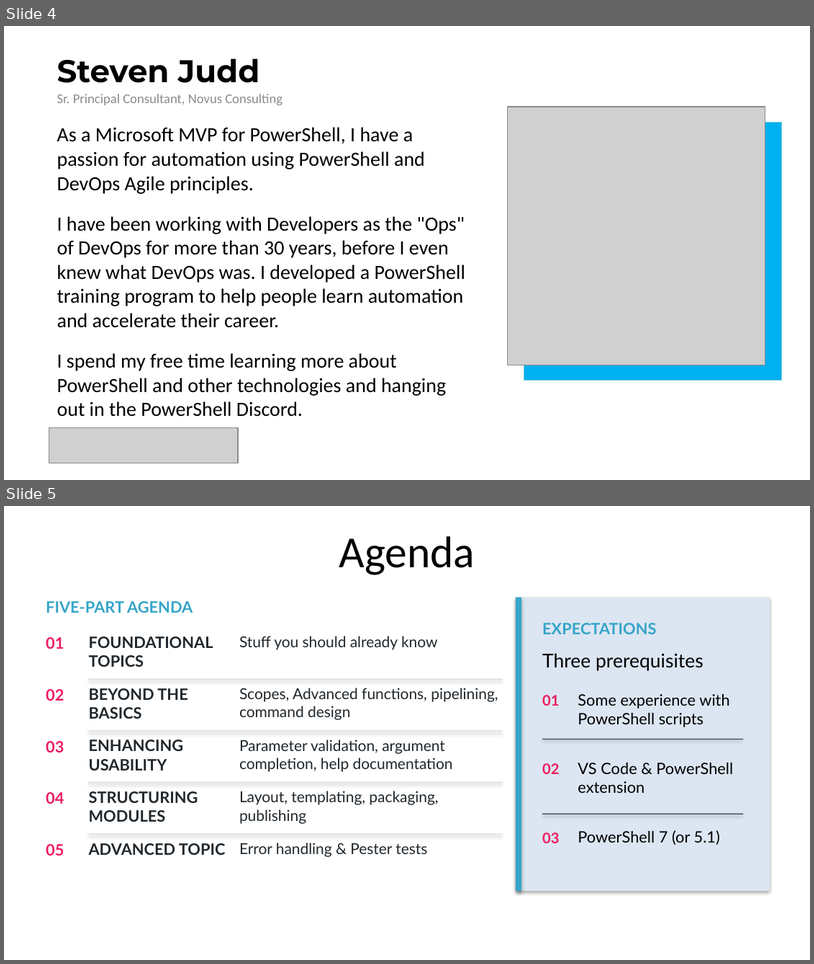
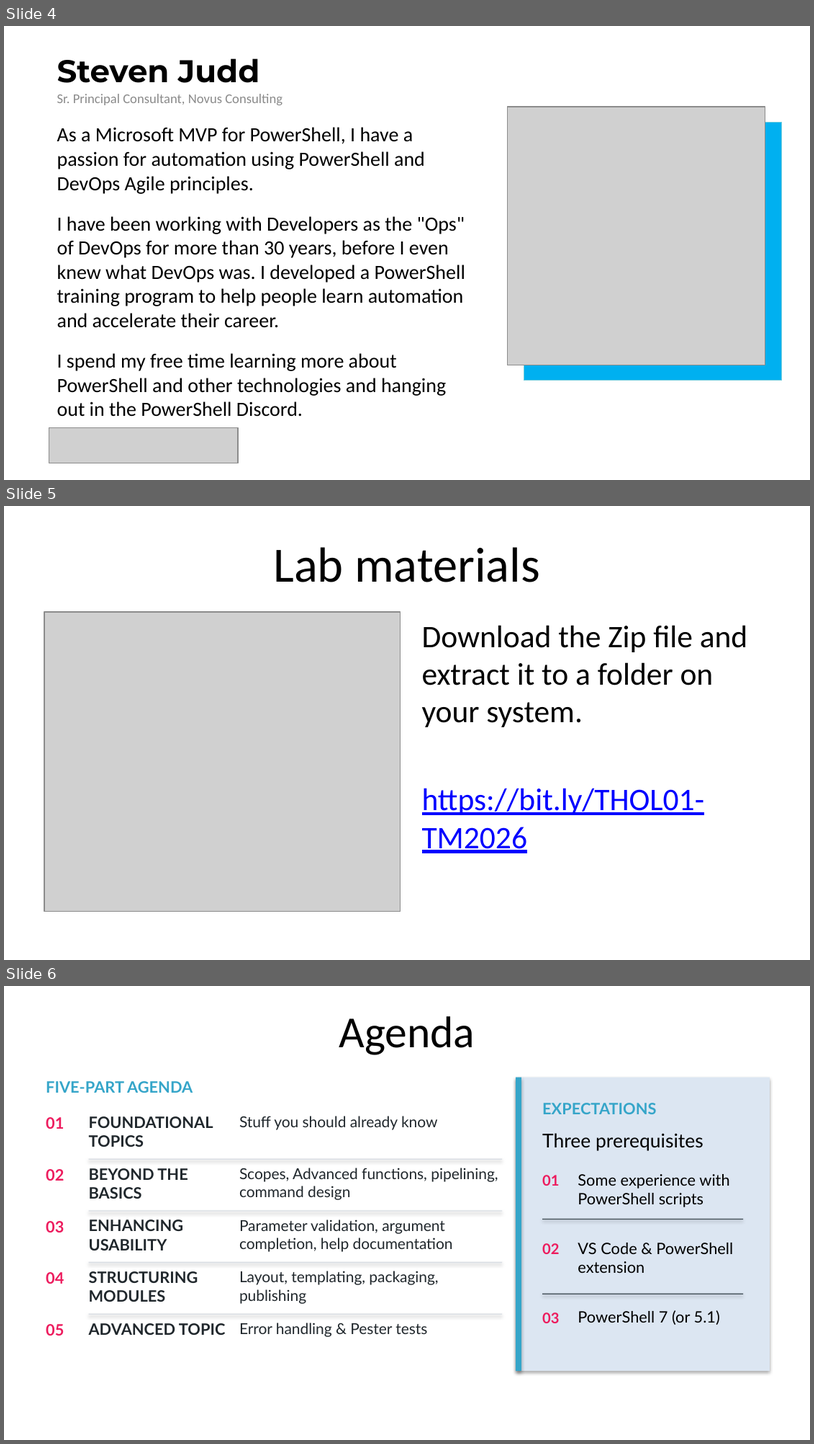
Before and after one commit to sdwheeler/presentations, a slide deck: TechMentor/2026/workshop/THOL01-PowerShell-Toolmaking.pptx. Shown one above the other, each under a label of ours: slides 4 and 5 before the commit, slides 4, 5 and 6 after it. The pictures are 814x964 and 814x1444 pixels, drawn with LibreOffice and Linux fonts; fonts in the diff are those of the drawing; grey boxes stand for pictures; background and template pictures are left out. Boxes give left, top, right and bottom in pixels: in the first picture for what was removed or moved away, otherwise in the second. Text is boxed around its words. In the diff, an @@ line names an element or a change of style, - is before the commit and + after.

Commit message:
Add slide to link to download

```diff
--- a/TechMentor/2026/workshop/THOL01-PowerShell-Toolmaking.pptx
+++ b/TechMentor/2026/workshop/THOL01-PowerShell-Toolmaking.pptx
@@ slide 5 added at (x1=4, y1=506, x2=810, y2=960), background picture (left out) @@
@@ title added at (x1=273, y1=547, x2=540, y2=582), 44 pt, text #000000 @@
+Lab materials
@@ picture added at (x1=44, y1=612, x2=401, y2=911) @@
@@ text added at (x1=422, y1=625, x2=748, y2=853), 28 pt, text #000000 @@
+Download the Zip file and extract it to a folder on your system.
+https://bit.ly/THOL01-TM2026
@@ what was slide 5 is now slide 6 @@
```
